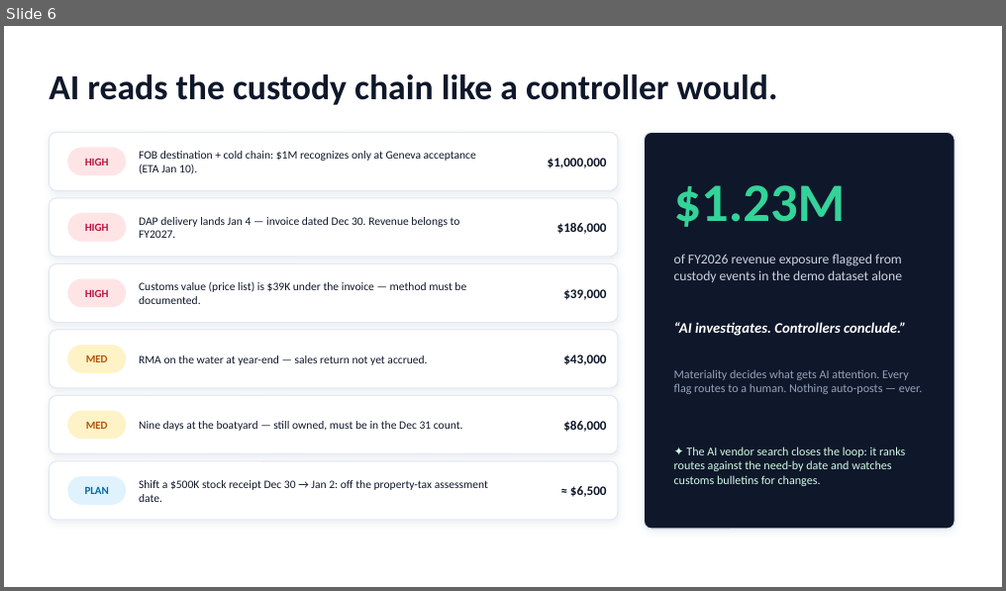
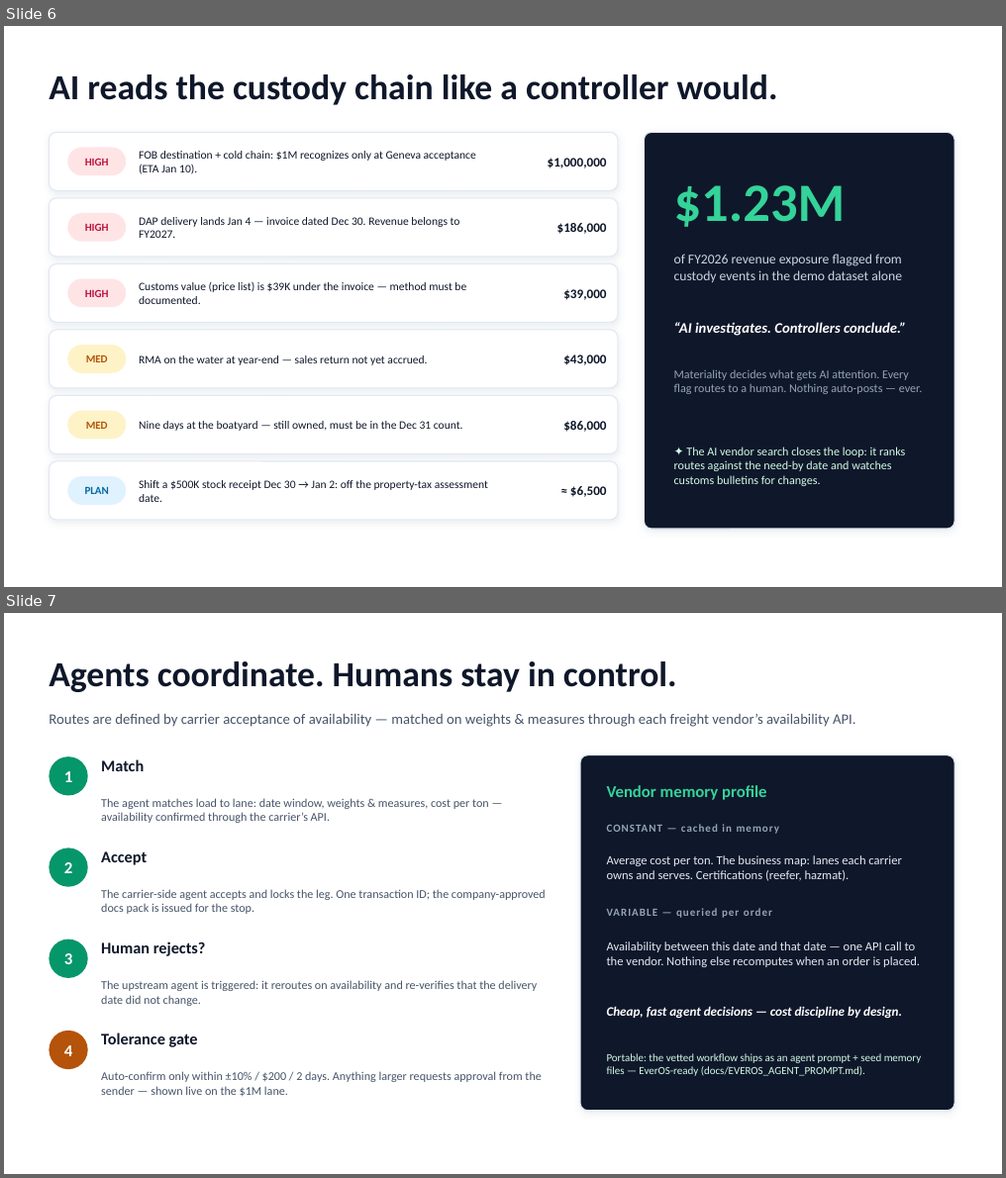
Before and after one commit to jessiesfaith/transit-guard, a slide deck: deck/Transit_Guard_Pitch.pptx. Shown one above the other, each under a label of ours: slide 6 before the commit, slides 6 and 7 after it. The pictures are 1006x591 and 1006x1178 pixels, drawn with LibreOffice and Linux fonts; fonts in the diff are those of the drawing. Boxes give left, top, right and bottom in pixels: in the first picture for what was removed or moved away, otherwise in the second. Text is boxed around its words. In the diff, an @@ line names an element or a change of style, - is before the commit and + after.

```diff
--- a/deck/Transit_Guard_Pitch.pptx
+++ b/deck/Transit_Guard_Pitch.pptx
@@ slide 7 added at (x1=4, y1=613, x2=1002, y2=1174), background #FFFFFF @@
@@ text added at (x1=49, y1=662, x2=677, y2=692), 34 pt, text #0F172A, bold @@
+Agents coordinate. Humans stay in control.
@@ text added at (x1=49, y1=713, x2=856, y2=727), 14 pt, text #475569 @@
+Routes are defined by carrier acceptance of availability — matched on weights & measures through each freight vendor’s availability API.
@@ ellipse added at (x1=49, y1=757, x2=88, y2=796), fill #059669 @@
@@ text added at (x1=101, y1=760, x2=144, y2=771), 15.5 pt, text #0F172A, bold @@
+Match
@@ rounded rectangle added at (x1=580, y1=756, x2=954, y2=1111), fill #0F172A, outline #E2E8F0 1 pt @@
@@ text added at (x1=64, y1=771, x2=72, y2=782), 16 pt, text #FFFFFF, bold @@
+1
@@ text added at (x1=607, y1=785, x2=767, y2=800), 16 pt, text #34D399, bold @@
+Vendor memory profile
@@ text added at (x1=101, y1=798, x2=489, y2=823), 11.5 pt, text #475569 @@
+The agent matches load to lane: date window, weights & measures, cost per ton — availability confirmed through the carrier’s API.
@@ ellipse added at (x1=49, y1=848, x2=88, y2=887), fill #059669 @@
@@ text added at (x1=607, y1=824, x2=780, y2=834), 10.5 pt, text #94A3B8, bold @@
+CONSTANT — cached in memory
@@ text added at (x1=64, y1=862, x2=72, y2=873), 16 pt, text #FFFFFF, bold @@
+2
@@ text added at (x1=101, y1=852, x2=147, y2=865), 15.5 pt, text #0F172A, bold @@
+Accept
@@ text added at (x1=607, y1=856, x2=902, y2=881), 12 pt, text #E2E8F0 @@
+Average cost per ton. The business map: lanes each carrier owns and serves. Certifications (reefer, hazmat).
@@ text added at (x1=101, y1=889, x2=546, y2=914), 11.5 pt, text #475569 @@
+The carrier-side agent accepts and locks the leg. One transaction ID; the company-approved docs pack is issued for the stop.
@@ text added at (x1=607, y1=908, x2=772, y2=918), 10.5 pt, text #94A3B8, bold @@
+VARIABLE — queried per order
@@ ellipse added at (x1=49, y1=940, x2=88, y2=978), fill #059669 @@
@@ text added at (x1=64, y1=954, x2=72, y2=964), 16 pt, text #FFFFFF, bold @@
+3
@@ text added at (x1=101, y1=942, x2=206, y2=957), 15.5 pt, text #0F172A, bold @@
+Human rejects?
@@ text added at (x1=607, y1=942, x2=920, y2=967), 12 pt, text #E2E8F0 @@
+Availability between this date and that date — one API call to the vendor. Nothing else recomputes when an order is placed.
@@ text added at (x1=101, y1=980, x2=537, y2=1006), 11.5 pt, text #475569 @@
+The upstream agent is triggered: it reroutes on availability and re-verifies that the delivery date did not change.
@@ text added at (x1=607, y1=1006, x2=902, y2=1019), 12.5 pt, text #FFFFFF, bold, italic @@
+Cheap, fast agent decisions — cost discipline by design.
@@ ellipse added at (x1=49, y1=1031, x2=88, y2=1069), fill #B45309 @@
@@ text added at (x1=64, y1=1046, x2=72, y2=1057), 16 pt, text #FFFFFF, bold @@
+4
@@ text added at (x1=101, y1=1033, x2=198, y2=1048), 15.5 pt, text #0F172A, bold @@
+Tolerance gate
@@ text added at (x1=607, y1=1054, x2=922, y2=1076), 10.5 pt, text #D1FAE5 @@
+Portable: the vetted workflow ships as an agent prompt + seed memory files — EverOS-ready (docs/EVEROS_AGENT_PROMPT.md).
@@ text added at (x1=101, y1=1071, x2=541, y2=1096), 11.5 pt, text #475569 @@
+Auto-confirm only within ±10% / $200 / 2 days. Anything larger requests approval from the sender — shown live on the $1M lane.
```
Also in this commit, not shown: 1 slide changed, 7 other files.
